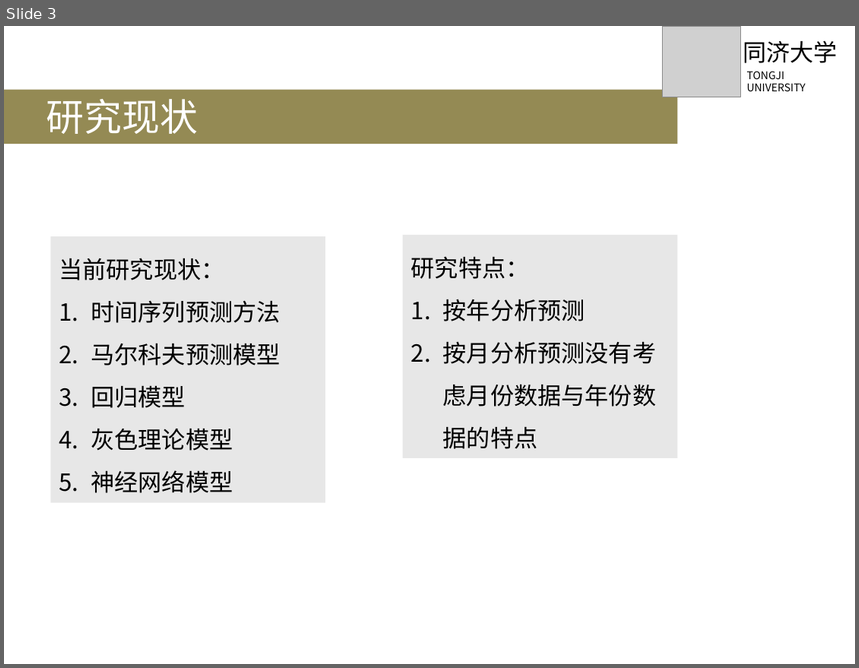
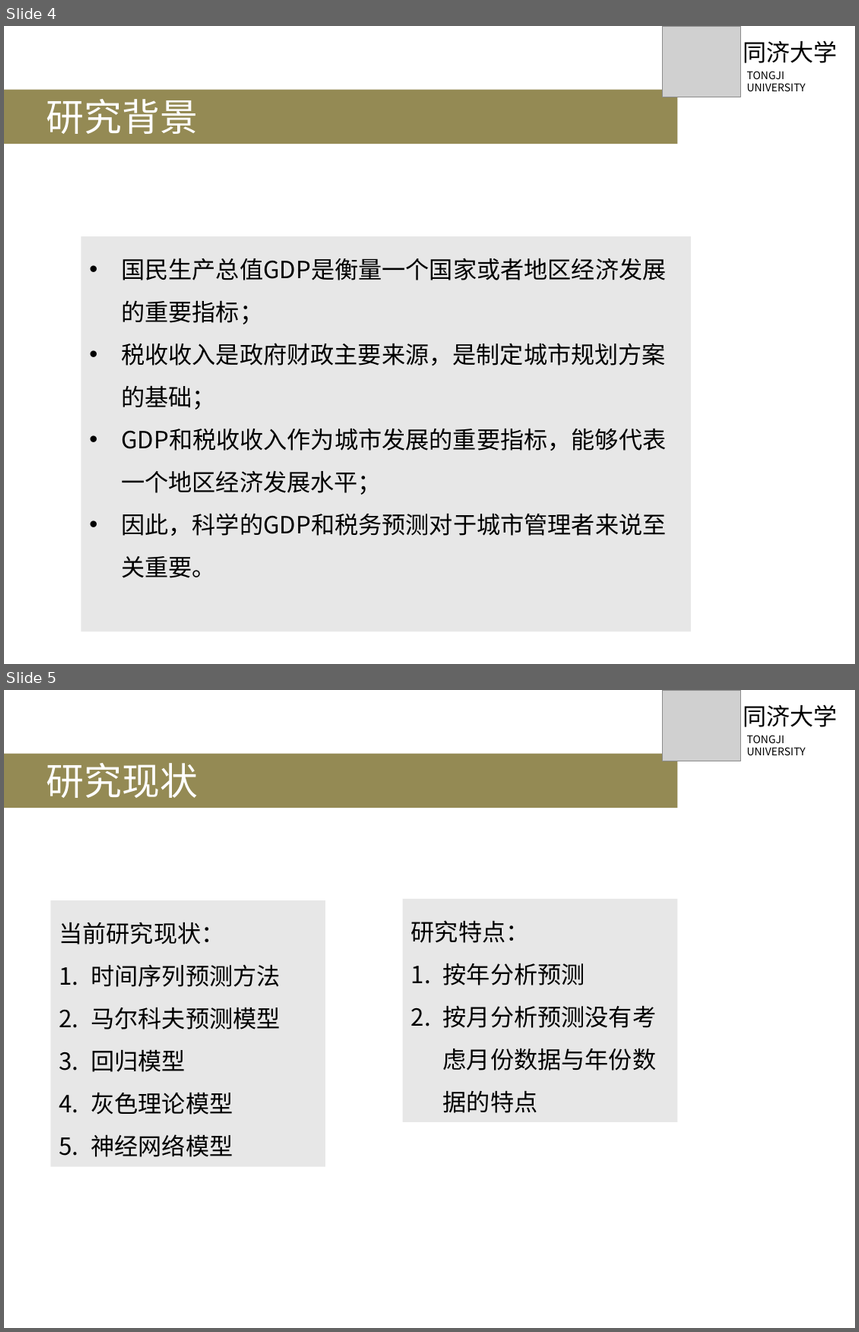
Before and after one commit to GrandDuelist/forecasting, a slide deck: paper/毕业答辩.pptx. Shown one above the other, each under a label of ours: slide 3 before the commit, slides 4 and 5 after it. The pictures are 859x668 and 859x1332 pixels, drawn with LibreOffice and Linux fonts; fonts in the diff are those of the drawing; grey boxes stand for pictures. Boxes give left, top, right and bottom in pixels: in the first picture for what was removed or moved away, otherwise in the second. Text is boxed around its words. In the diff, an @@ line names an element or a change of style, - is before the commit and + after.

```diff
--- a/paper/毕业答辩.pptx
+++ b/paper/毕业答辩.pptx
@@ slide 4 added at <box>4,26,855,664</box>, background #FFFFFF @@
@@ picture added at <box>663,26,741,97</box> @@
@@ text added at <box>743,41,838,63</box>, 20 pt, text #000000 @@
+同济大学
@@ text added at <box>747,71,806,91</box>, 9 pt, text #000000 @@
+TONGJI UNIVERSITY
@@ rectangle added at <box>4,90,677,145</box>, fill #948A54, 32 pt, text #FFFFFF @@
+研究背景
@@ rectangle added at <box>82,237,692,631</box>, fill #B2B2B2 at 30% opacity, 20 pt, text #000000 @@
+• 国民生产总值GDP是衡量一个国家或者地区经济发展的重要指标；
+• 税收收入是政府财政主要来源，是制定城市规划方案的基础；
+• GDP和税收收入作为城市发展的重要指标，能够代表一个地区经济发展水平；
+• 因此，科学的GDP和税务预测对于城市管理者来说至关重要。
@@ what was slide 3 is now slide 5 @@
```
Also in this commit, not shown: 5 slides changed, 5 other slides added, 1 slide removed.
